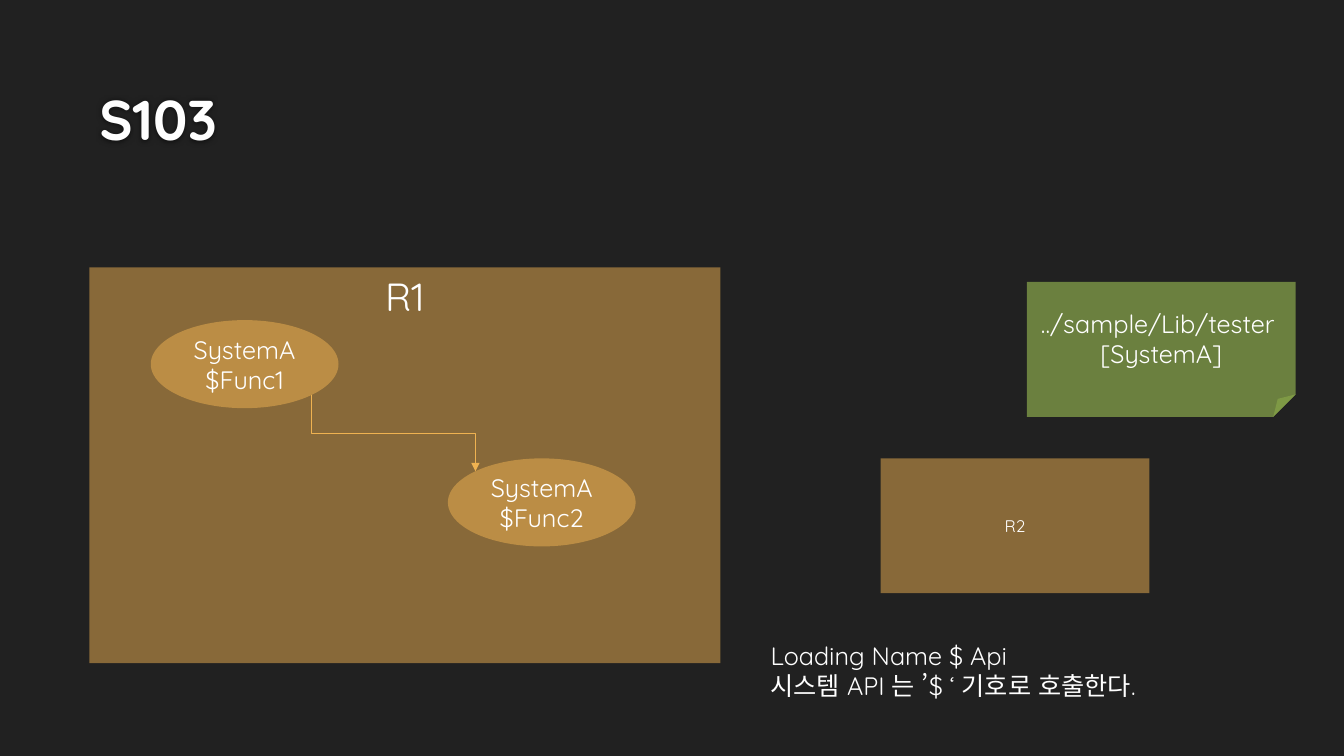
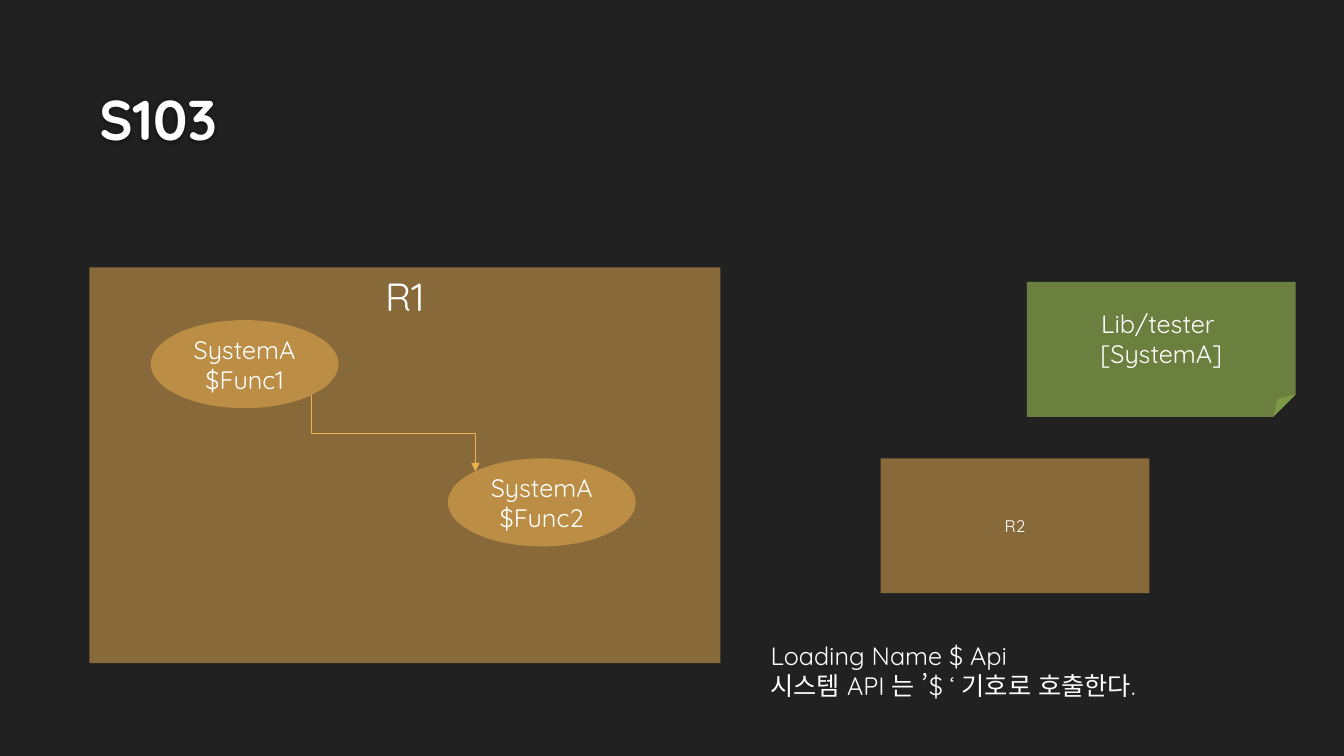
Before and after one commit to DualsoftDev/ds, a slide deck: slide 4 of DsDotNet/src/UnitTest/UnitTest.Model/ImportOfficeExample/ppt/T5_Call.pptx. Drawn at 1344x756 pixels with LibreOffice and Linux fonts; fonts in the diff are those of the drawing; background and template pictures are left out. Boxes give left, top, right and bottom in pixels: in the first picture for what was removed or moved away, otherwise in the second. Text is boxed around its words. In the diff, an @@ line names an element or a change of style, - is before the commit and + after.

```diff
--- a/DsDotNet/src/UnitTest/UnitTest.Model/ImportOfficeExample/ppt/T5_Call.pptx
+++ b/DsDotNet/src/UnitTest/UnitTest.Model/ImportOfficeExample/ppt/T5_Call.pptx
@@ text in folded corner at (1101,313,1214,336): text changed @@
-../sample/Lib/tester
+Lib/tester
```
Also in this commit, not shown: 2 other slides changed, 33 other files.
